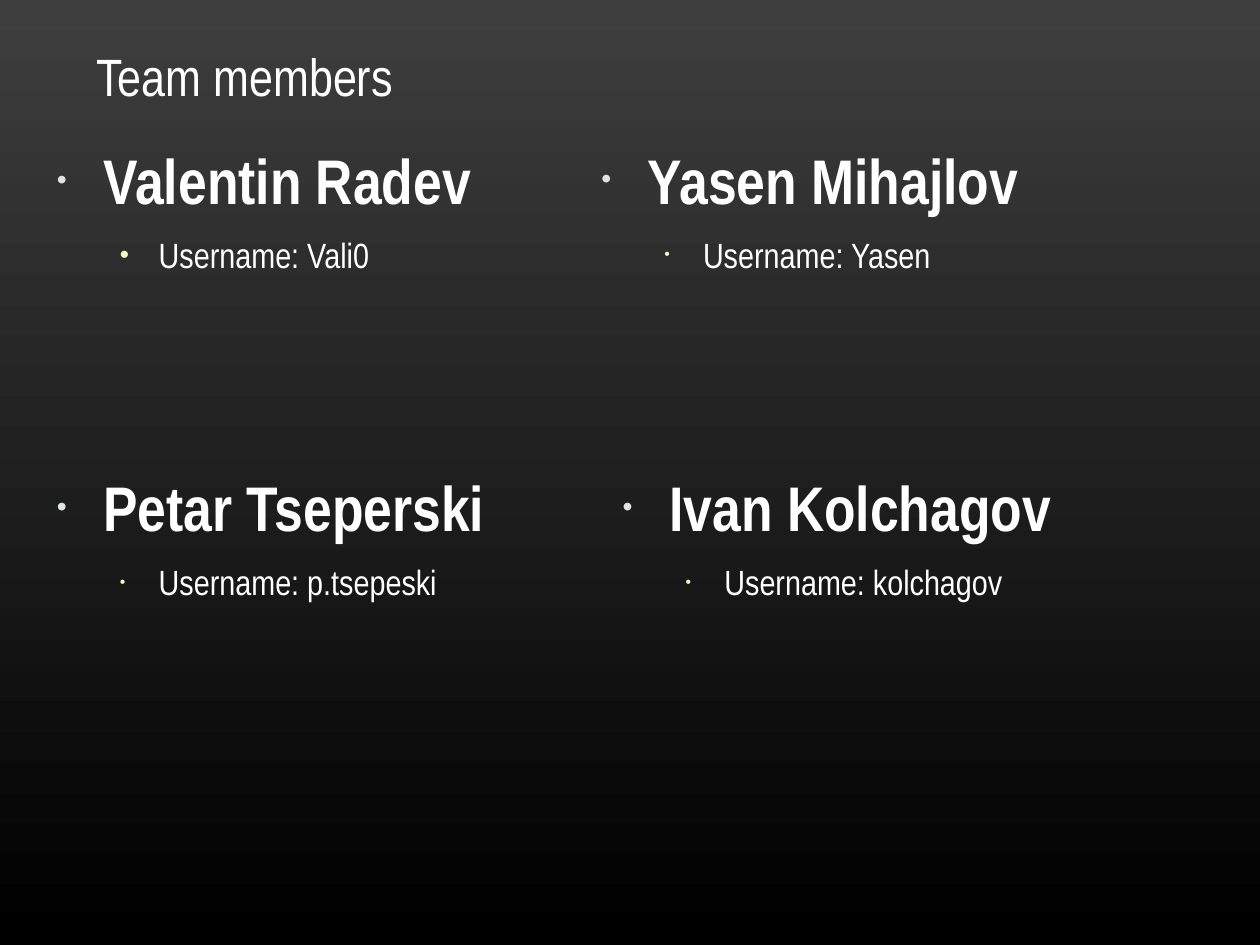
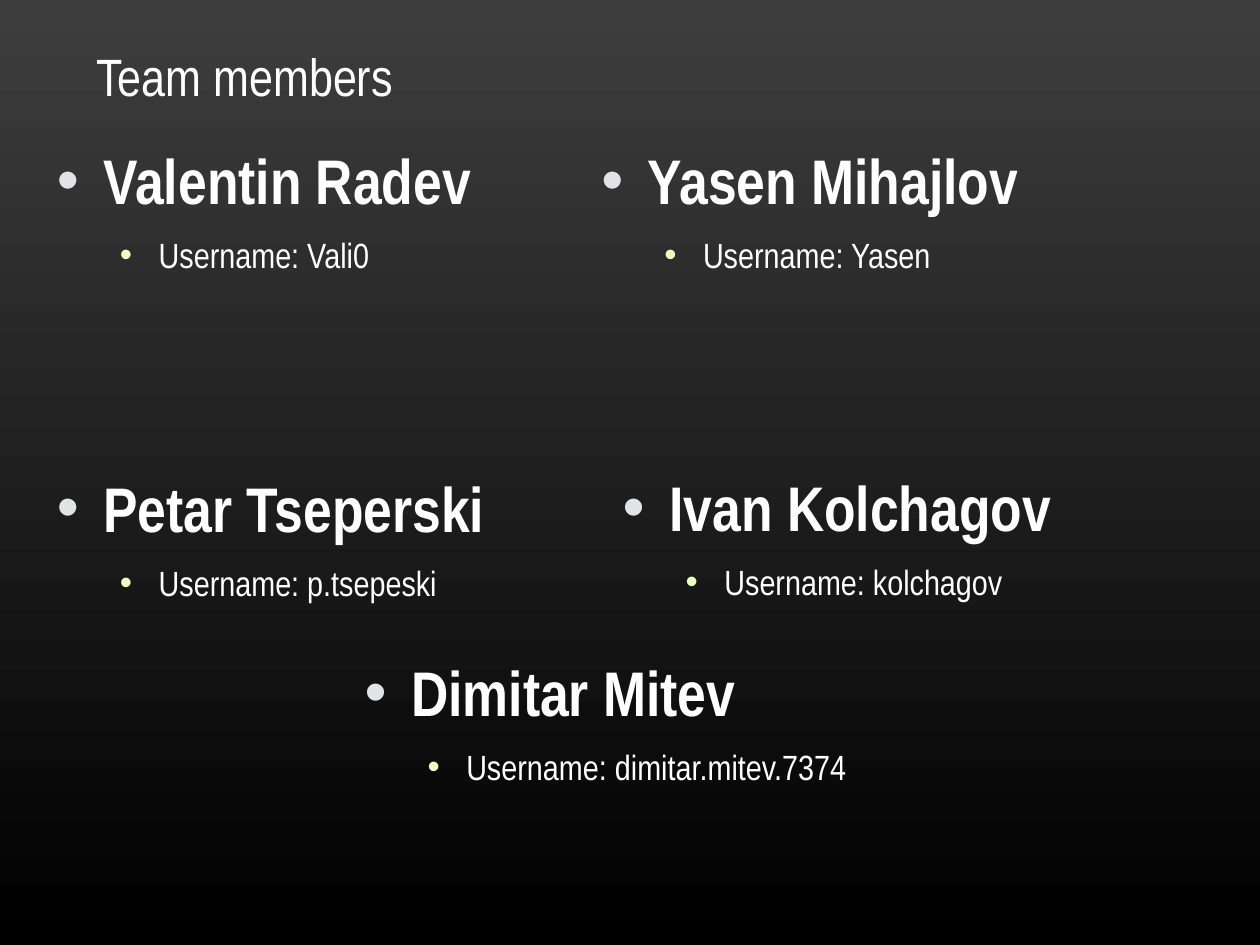
Before and after one commit to legendxs/telerik-spring-oop-teamwork-stichtite, a slide deck: slide 2 of Documents/presentation.ppt. Drawn at 1260x945 pixels with LibreOffice and Linux fonts; fonts in the diff are those of the drawing; background and template pictures are left out. Boxes give left, top, right and bottom in pixels: in the first picture for what was removed or moved away, otherwise in the second. Text is boxed around its words. In the diff, an @@ line names an element or a change of style, - is before the commit and + after.

```diff
--- a/Documents/presentation.ppt
+++ b/Documents/presentation.ppt
@@ text added at [411, 670, 846, 781], 20 pt, text #FFFFFF @@
+• Dimitar Mitev
+  • Username: dimitar.mitev.7374
```
Also in this commit, not shown: 1 other slide changed, 1 other file.
